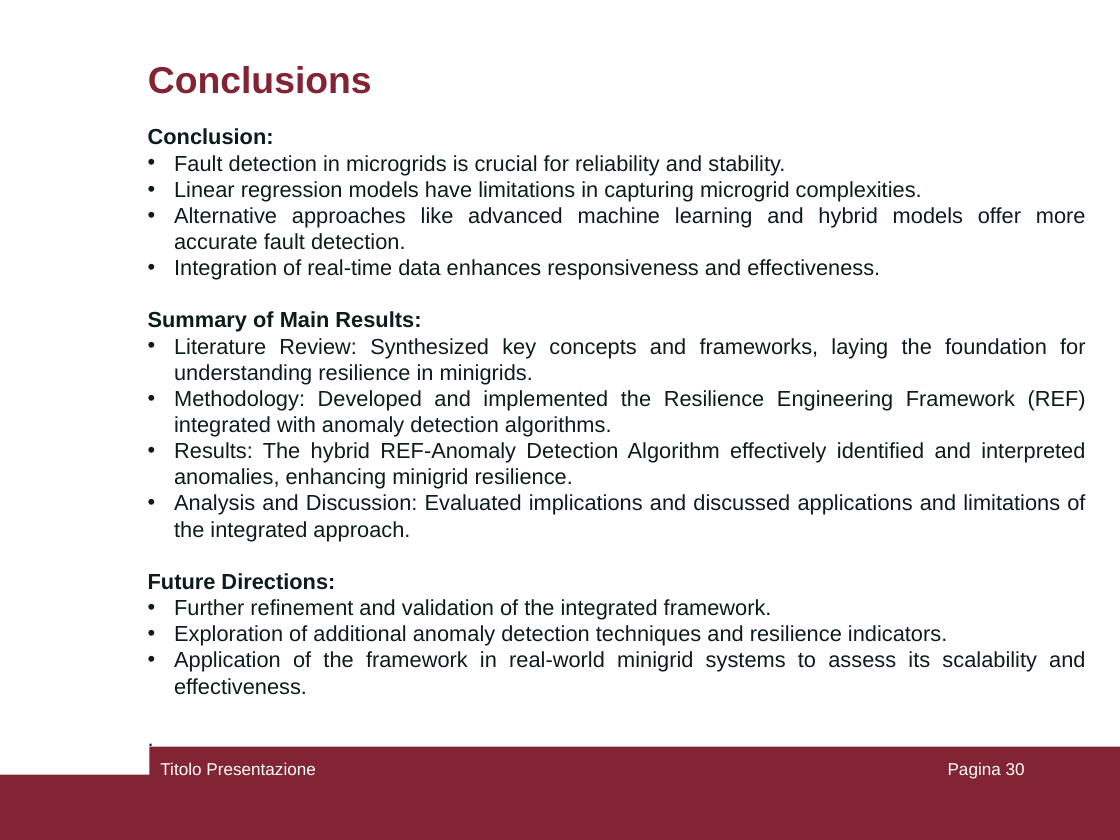
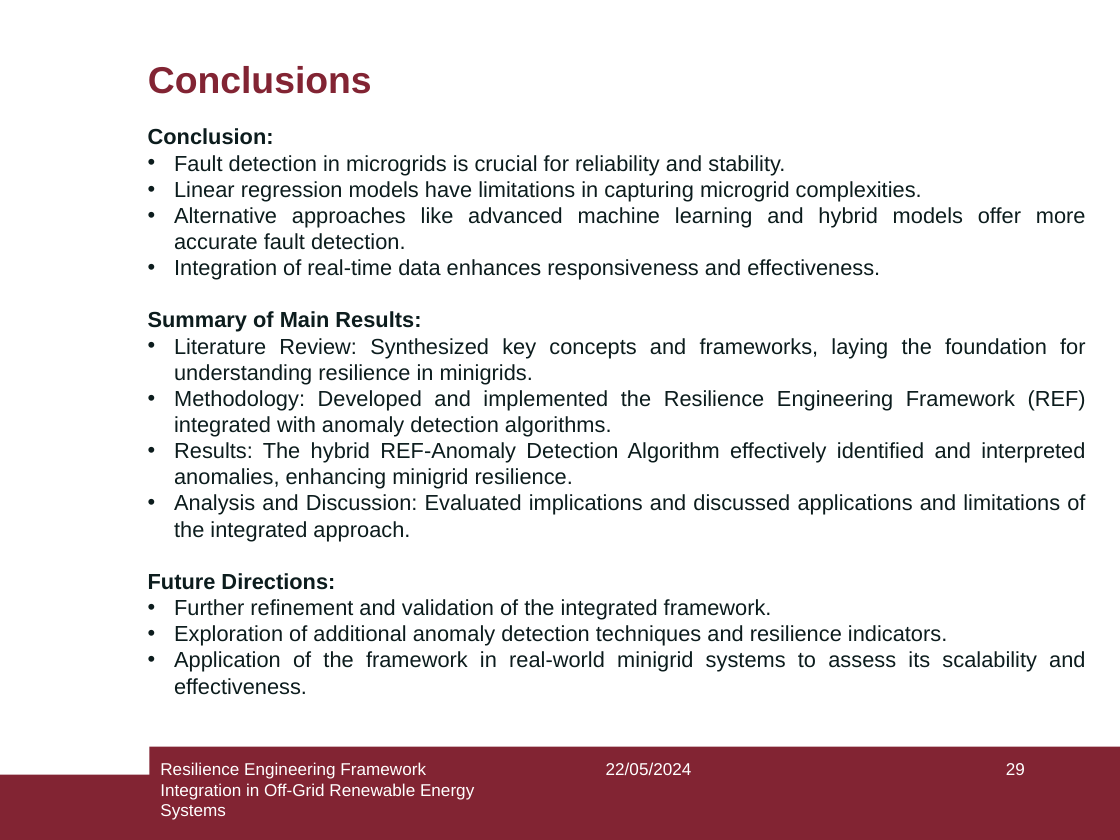
Before and after one commit to pierlucaanania/ResilienceEngineering4Minigrid_Africa, a slide deck: slide 29 of MSc Thesis/PresPptSapienza.ppt (slide 30 before the commit). Drawn at 1120x840 pixels with LibreOffice and Linux fonts; fonts in the diff are those of the drawing. Boxes give left, top, right and bottom in pixels: in the first picture for what was removed or moved away, otherwise in the second. Text is boxed around its words. In the diff, an @@ line names an element or a change of style, - is before the commit and + after.

Commit message:
Update ppt

```diff
--- a/MSc Thesis/PresPptSapienza.ppt
+++ b/MSc Thesis/PresPptSapienza.ppt
@@ text at box(148, 128, 1086, 695): paragraph removed @@
-.
@@ text at box(160, 762, 474, 820): text changed @@
-Titolo Presentazione
+Resilience Engineering Framework Integration in Off-Grid Renewable Energy Systems
@@ text added at box(606, 762, 692, 775), 11 pt, text #FFFFFF @@
+22/05/2024
@@ page number at box(1006, 763, 1025, 775): text changed @@
-Pagina 30
+29
```
Also in this commit, not shown: 28 other slides changed, 1 slide removed.
